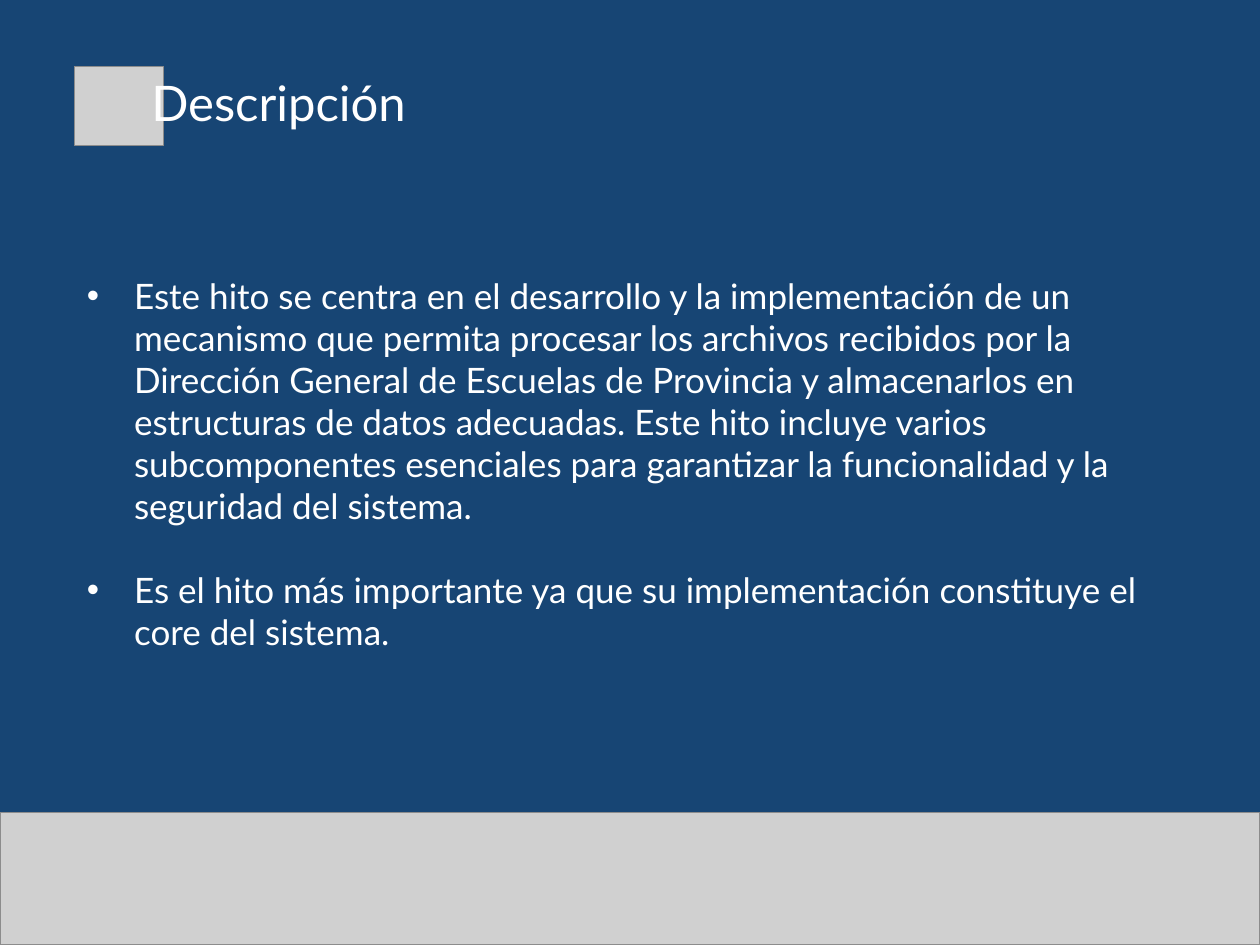
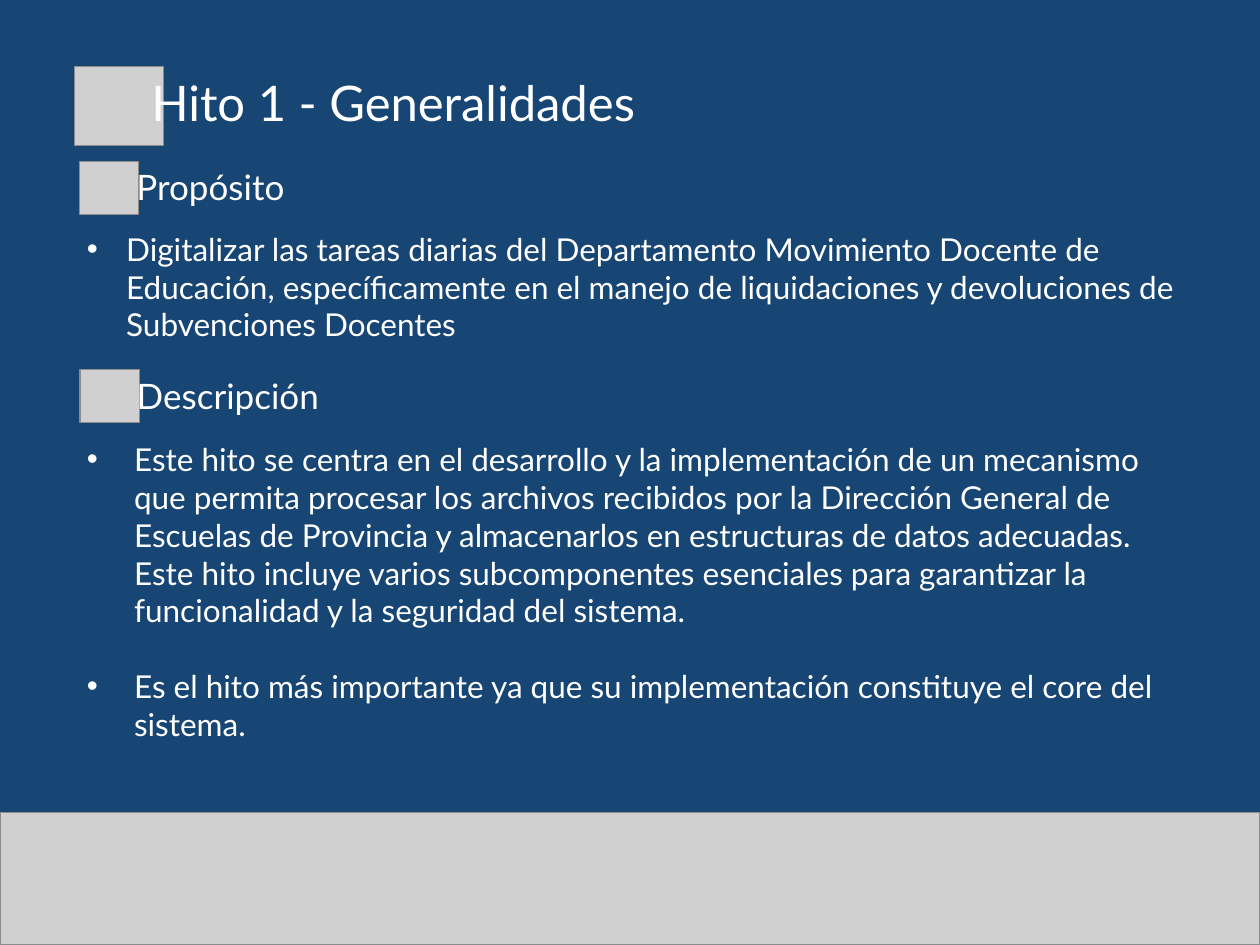
Before and after one commit to gabulopezmdq-ui/Eventia, a slide deck: slide 3 of Documentacion/DocumentacionProyecto/Presentaciones/MEC_Hito1.pptx. Drawn at 1260x945 pixels with LibreOffice and Linux fonts; fonts in the diff are those of the drawing; grey boxes stand for pictures. Boxes give left, top, right and bottom in pixels: in the first picture for what was removed or moved away, otherwise in the second. Text is boxed around its words. In the diff, an @@ line names an element or a change of style, - is before the commit and + after.

Commit message:
ppt

```diff
--- a/Documentacion/DocumentacionProyecto/Presentaciones/MEC_Hito1.pptx
+++ b/Documentacion/DocumentacionProyecto/Presentaciones/MEC_Hito1.pptx
@@ text at <box>151,78,635,131</box>: text changed @@
-Descripción
+Hito 1 - Generalidades
@@ picture added at <box>79,161,139,214</box> @@
@@ text added at <box>136,170,284,207</box>, 20 pt, text #FFFFFF @@
+Propósito
@@ text added at <box>126,237,1173,337</box>, 18 pt, text #FFFFFF @@
+• Digitalizar las tareas diarias del Departamento Movimiento Docente de Educación, específicamente en el manejo de liquidaciones y devoluciones de Subvenciones Docentes
@@ picture added at <box>79,369,139,422</box> @@
@@ text added at <box>137,379,319,416</box>, 20 pt, text #FFFFFF @@
+Descripción
@@ text "Este hito se centra en ...": place and size @@
-text "Este hito se centra en ..." at <box>134,283,1136,646</box>
+text "Este hito se centra en ..." at <box>134,447,1153,737</box>
@@ text "Este hito se centra en ..." at <box>134,447,1153,737</box>: size 20 to 18 pt @@
```
Also in this commit, not shown: 4 other slides changed, 20 slides added.
